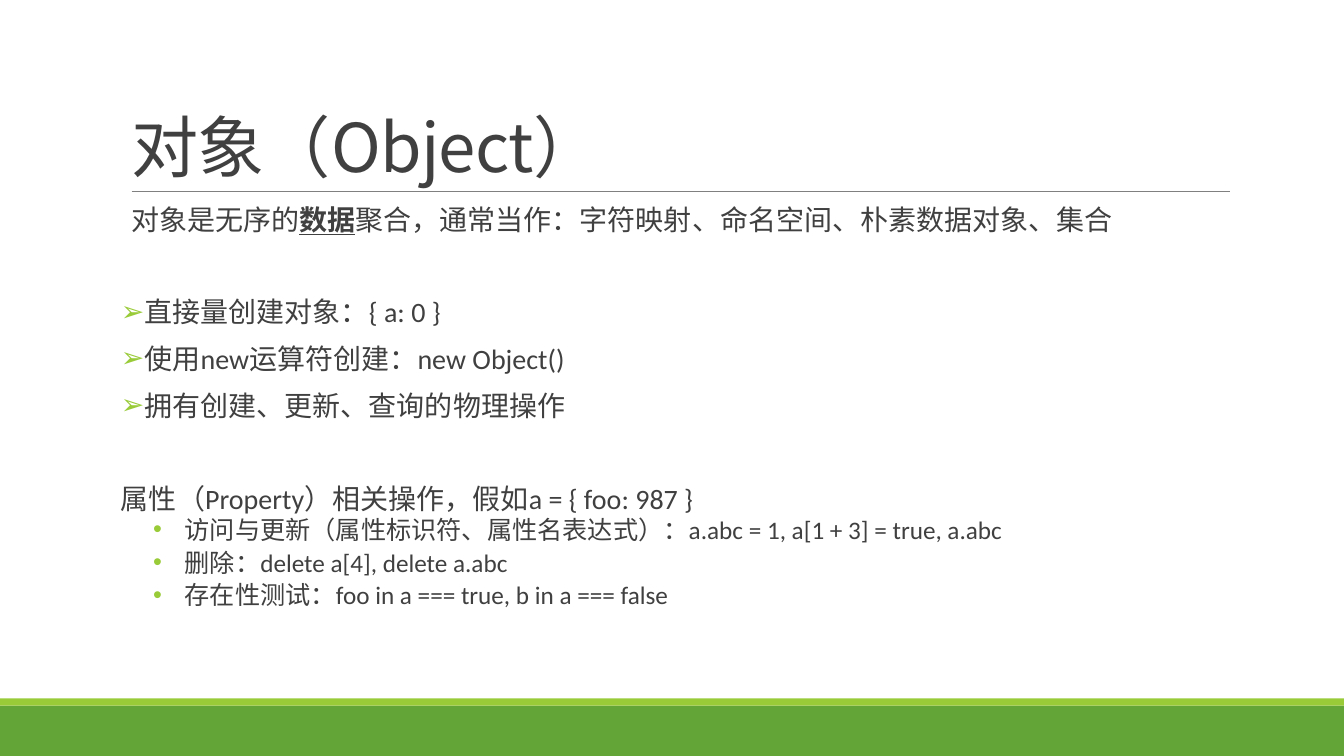
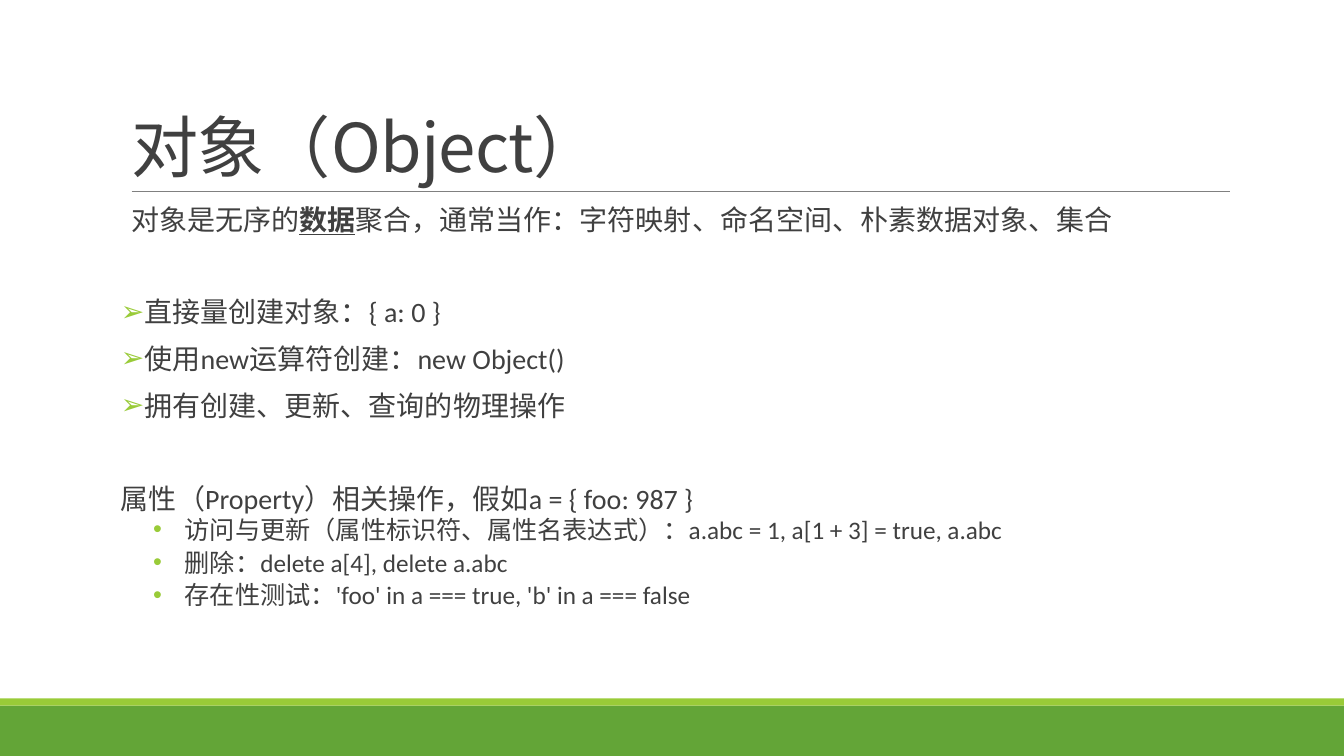
Before and after one commit to lichaozhy/course, a slide deck: slide 9 of js/syntax/es5.pptx. Drawn at 1344x756 pixels with LibreOffice and Linux fonts; fonts in the diff are those of the drawing. Boxes give left, top, right and bottom in pixels: in the first picture for what was removed or moved away, otherwise in the second. Text is boxed around its words. In the diff, an @@ line names an element or a change of style, - is before the commit and + after.

Commit message:
[FIXED] js/syntax/es5pptx

```diff
--- a/js/syntax/es5.pptx
+++ b/js/syntax/es5.pptx
@@ text at [185, 583, 690, 607]: text changed @@
-  • 存在性测试：foo in a === true, b in a === false
+  • 存在性测试：'foo' in a === true, 'b' in a === false
```
Also in this commit, not shown: 4 other slides changed.
